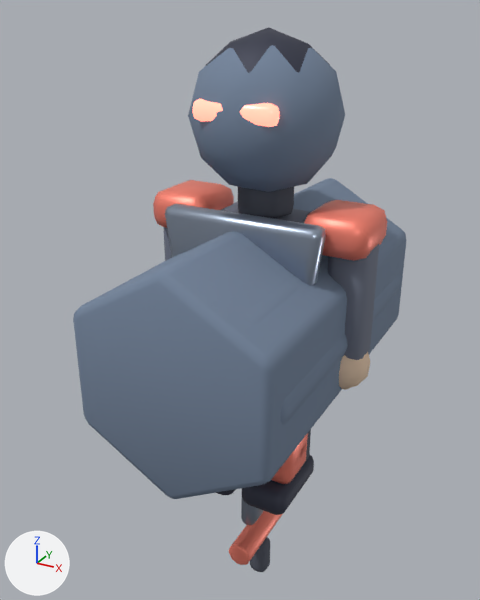
A saved change to the glTF model public/assets/models/characters/assault.glb.
Camera for both pictures: a 50 mm lens placed at (1.16, -2.33, 2.05), pointed at (-0.13, 0.02, 0.88). Every picture has the same lights, and +X, +Y and +Z are marked at lower left. The picture after the commit comes second. Where no turn or scale is listed for an object, it has been applied to the vertices.

Names of what the first picture shows: 'LOD1_PROXY_body', 'LOD2_PROXY_body', 'LOD2_PROXY_head', 'arm.R', 'boot.R', 'crest.lens', 'crest.mask', 'frontGuard', 'neckGuard', 'shoulder.L', 'shoulder.R', 'weapon.guard' and 9 more.
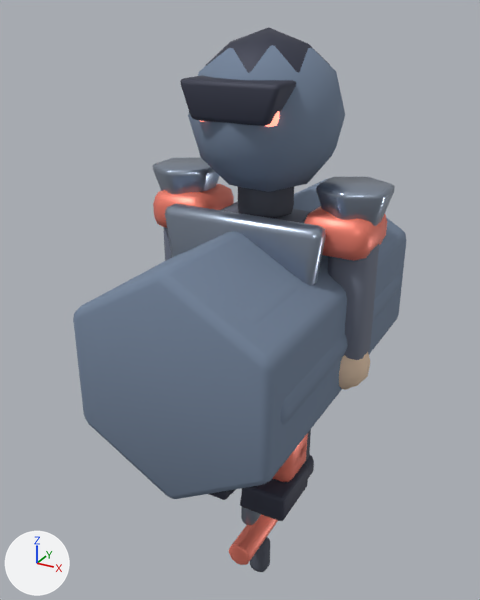
The change in detail:
Mesh me_cone_017 is new.
It has 84 vertices, 164 faces and spans x -0.131..0.131, y -0.145..0.145, z -0.09..0.09.
It uses material mat_mat_assault_metal (grey #9eaabc).
Mesh me_cone_018 is new.
It has 84 vertices, 164 faces and spans x -0.131..0.131, y -0.145..0.145, z -0.09..0.09.
It uses material mat_mat_assault_metal (grey #9eaabc).
Mesh me_helmetbrowmesh_007 is new.
It has 56 vertices, 108 faces and spans x -0.193..0.193, y -0.11..0.11, z 1.69..1.83.
It uses material mat_mat_assault_dark (greyish blue #3c3f50).
Mesh me_boottoe_rmesh_007 is new.
It has 56 vertices, 108 faces and spans x -0.097..0.12, y -0.14..0.14, z 0.03..0.16.
It uses material mat_mat_assault_dark (greyish blue #3c3f50).
Mesh me_boottoe_lmesh_007 is new.
It has 56 vertices, 108 faces and spans x -0.12..0.097, y -0.14..0.14, z 0.03..0.16.
It uses material mat_mat_assault_dark (greyish blue #3c3f50).
Object 'shoulderCap.-1' (ob_shouldercap__1) is new; it shows me_cone_017.
Its location is (-0.37, 0.0, 1.37).
Object 'shoulderCap.1' (ob_shouldercap_1) is new; it shows me_cone_018.
Its location is (0.37, 0.0, 1.37).
Object 'helmetBrow' (ob_helmetbrow) is new; it shows me_helmetbrowmesh_007.
Its location is (0.0, -0.2, 0.0).
Object 'bootToe.R' (ob_boottoe_r) is new; it shows me_boottoe_rmesh_007.
Its location is (0.13, -0.15, 0.0).
Object 'bootToe.L' (ob_boottoe_l) is new; it shows me_boottoe_lmesh_007.
Its location is (-0.13, -0.15, 0.0).

Changed parts and their boxes (x1, y1, x2, y2) in the pictures (480 x 600 px):
'helmetBrow', added: after (180, 75, 296, 126)
'shoulderCap.1', added: after (316, 177, 395, 226)
'bootToe.R', added: after (240, 463, 308, 521)
'shoulderCap.-1', added: after (153, 158, 220, 194)
'bootToe.L', added (mostly hidden): after (209, 491, 231, 500)
'boot.R', unchanged, covered by the edit: before (242, 455, 314, 515); after (242, 455, 314, 489)
'crest.lens', unchanged, covered by the edit: before (193, 99, 280, 127); after (201, 111, 280, 127)
